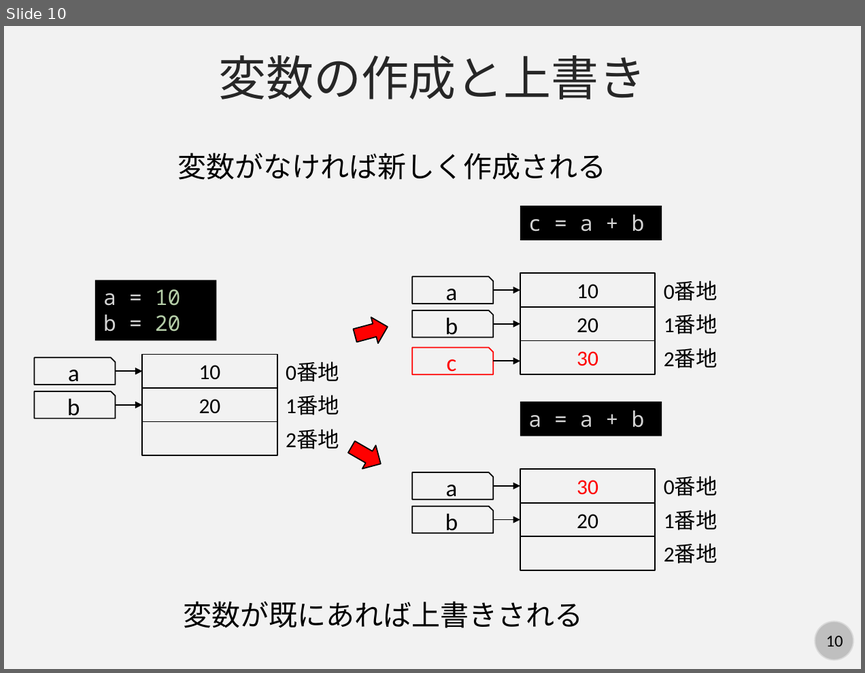
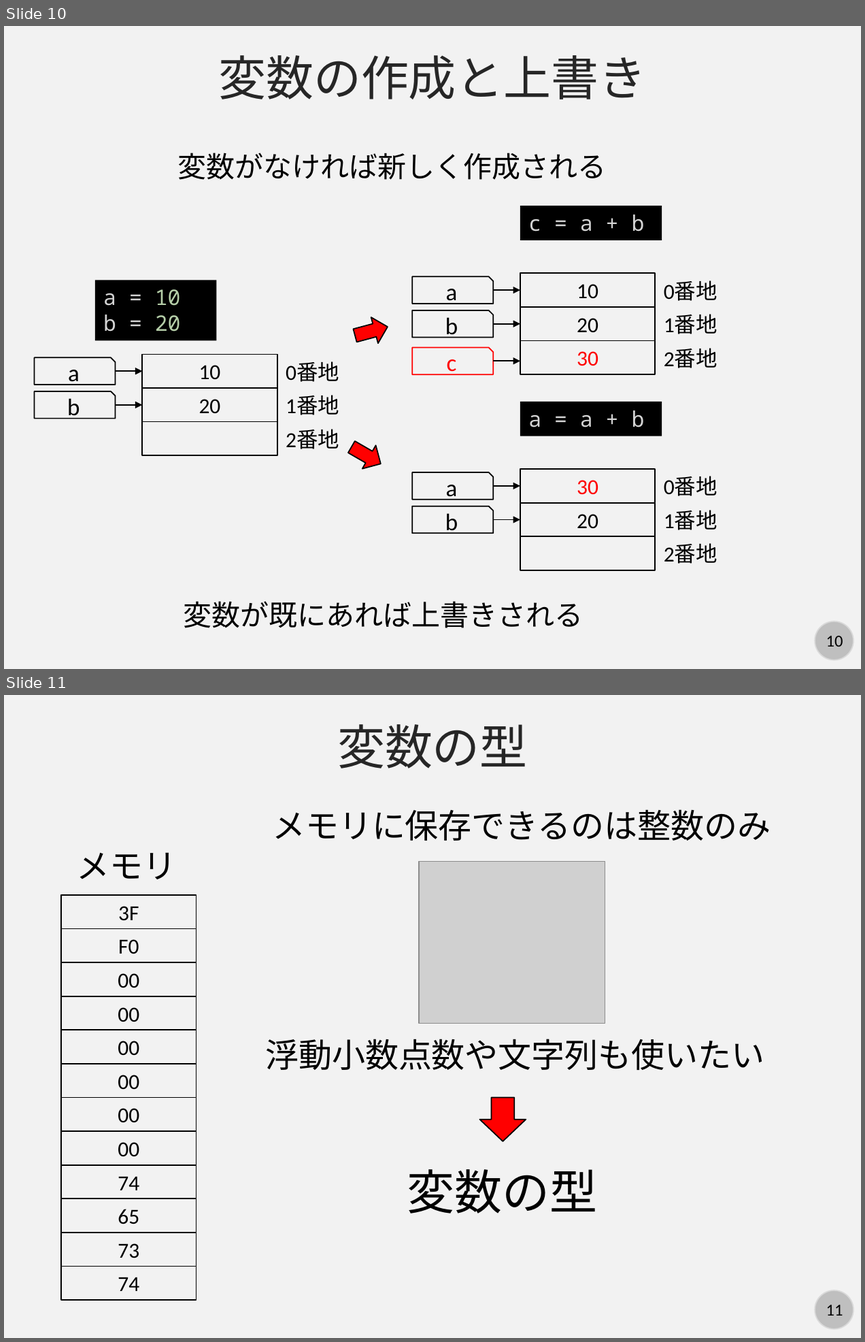
Before and after one commit to kaityo256/python_zero, a slide deck: basic/fig/slide.pptx. Shown one above the other, each under a label of ours: slide 10 before the commit, slides 10 and 11 after it. The pictures are 865x673 and 865x1342 pixels, drawn with LibreOffice and Linux fonts; fonts in the diff are those of the drawing; grey boxes stand for pictures. Boxes give left, top, right and bottom in pixels: in the first picture for what was removed or moved away, otherwise in the second. Text is boxed around its words. In the diff, an @@ line names an element or a change of style, - is before the commit and + after.

```diff
--- a/basic/fig/slide.pptx
+++ b/basic/fig/slide.pptx
@@ slide 11 added at (4, 695, 861, 1338), background #F2F2F2; not listed: 2 template elements that a slide beside it also shows @@
@@ text added at (337, 724, 528, 768), 40 pt, text #262626 @@
+変数の型
@@ text added at (272, 809, 770, 841), 28 pt, text #000000 @@
+メモリに保存できるのは整数のみ
@@ text added at (77, 852, 177, 879), 28 pt, text #000000 @@
+メモリ
@@ picture added at (419, 861, 604, 1023) @@
@@ rectangle added at (61, 895, 196, 928), outline #000000 1 pt, 18 pt, text #000000 @@
+3F
@@ rectangle added at (61, 929, 196, 962), outline #000000 1 pt, 18 pt, text #000000 @@
+F0
@@ rectangle added at (61, 962, 196, 996), outline #000000 1 pt, 18 pt, text #000000 @@
+00
@@ rectangle added at (61, 996, 196, 1029), outline #000000 1 pt, 18 pt, text #000000 @@
+00
@@ rectangle added at (61, 1030, 196, 1064), outline #000000 1 pt, 18 pt, text #000000 @@
+00
@@ text added at (265, 1038, 764, 1070), 28 pt, text #000000 @@
+浮動小数点数や文字列も使いたい
@@ rectangle added at (61, 1064, 196, 1097), outline #000000 1 pt, 18 pt, text #000000 @@
+00
@@ rectangle added at (61, 1097, 196, 1130), outline #000000 1 pt, 18 pt, text #000000 @@
+00
@@ right arrow added at (480, 1098, 526, 1141), fill #FF0000, outline #000000 1 pt @@
@@ rectangle added at (61, 1131, 196, 1164), outline #000000 1 pt, 18 pt, text #000000 @@
+00
@@ rectangle added at (61, 1164, 196, 1198), outline #000000 1 pt, 18 pt, text #000000 @@
+74
@@ text added at (407, 1169, 598, 1213), 40 pt, text #000000 @@
+変数の型
@@ rectangle added at (61, 1199, 196, 1232), outline #000000 1 pt, 18 pt, text #000000 @@
+65
@@ rectangle added at (61, 1232, 196, 1266), outline #000000 1 pt, 18 pt, text #000000 @@
+73
@@ rectangle added at (61, 1266, 196, 1299), outline #000000 1 pt, 18 pt, text #000000 @@
+74
```
Also in this commit, not shown: 3 slides changed, 7 other slides added.
